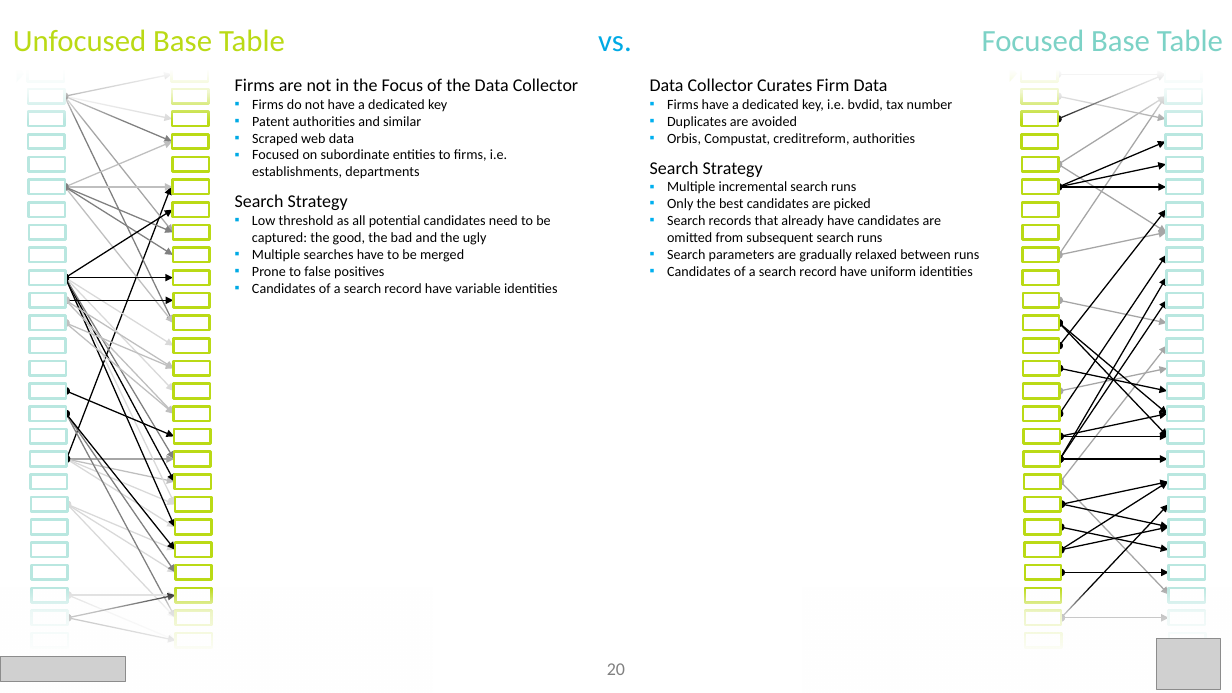
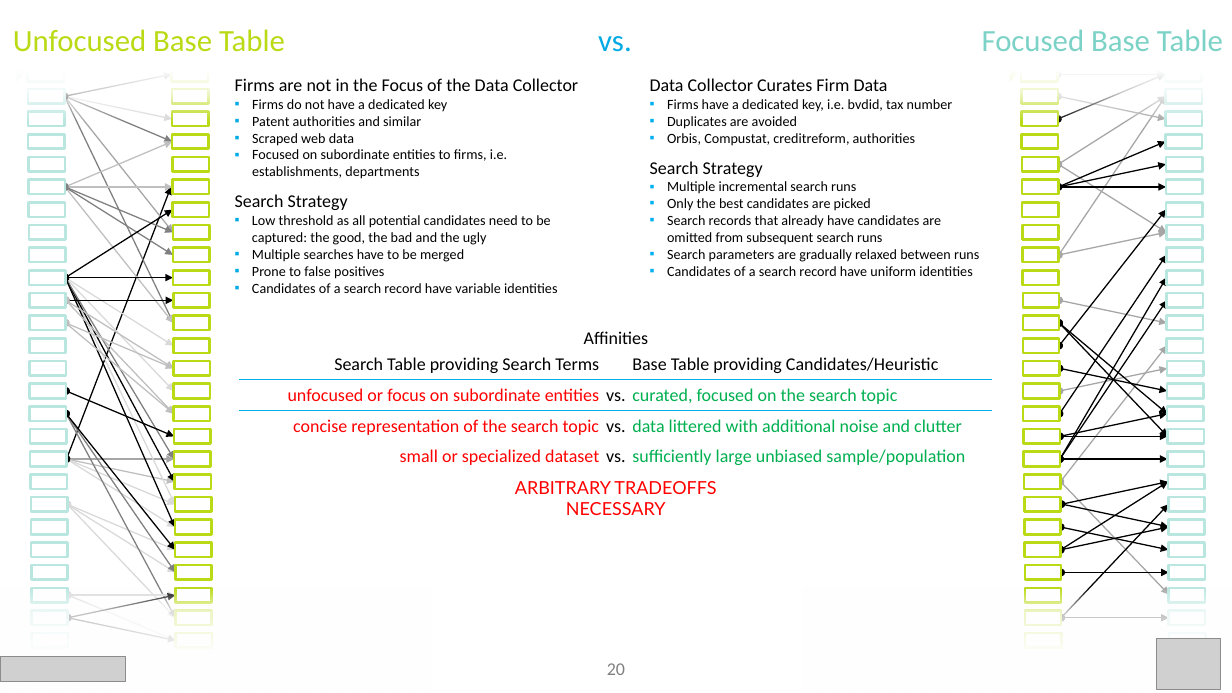
Before and after one commit to ThorstenDoherr/searchengine, a slide deck: slide 20 of doc/SearchEngine.pptx. Drawn at 1232x693 pixels with LibreOffice and Linux fonts; fonts in the diff are those of the drawing; grey boxes stand for pictures; background and template pictures are left out. Boxes give left, top, right and bottom in pixels: in the first picture for what was removed or moved away, otherwise in the second. Text is boxed around its words. In the diff, an @@ line names an element or a change of style, - is before the commit and + after.

```diff
--- a/doc/SearchEngine.pptx
+++ b/doc/SearchEngine.pptx
@@ table added at <box>239,327,994,503</box>, 6 rows, 3 columns @@
+Affinities |  | 
+Search Table providing Search Terms |  | Base Table providing Candidates/Heuristic
+unfocused or focus on subordinate entities | vs. | curated, focused on the search topic
+concise representation of the search topic | vs. | data littered with additional noise and clutter
+small or specialized dataset | vs. | sufficiently large unbiased sample/population
+ |  | 
@@ text added at <box>515,481,716,515</box>, 14 pt, text gradient #FF0000 to #00B050 @@
+ARBITRARY TRADEOFFS NECESSARY
```
Also in this commit, not shown: 1 other file.
